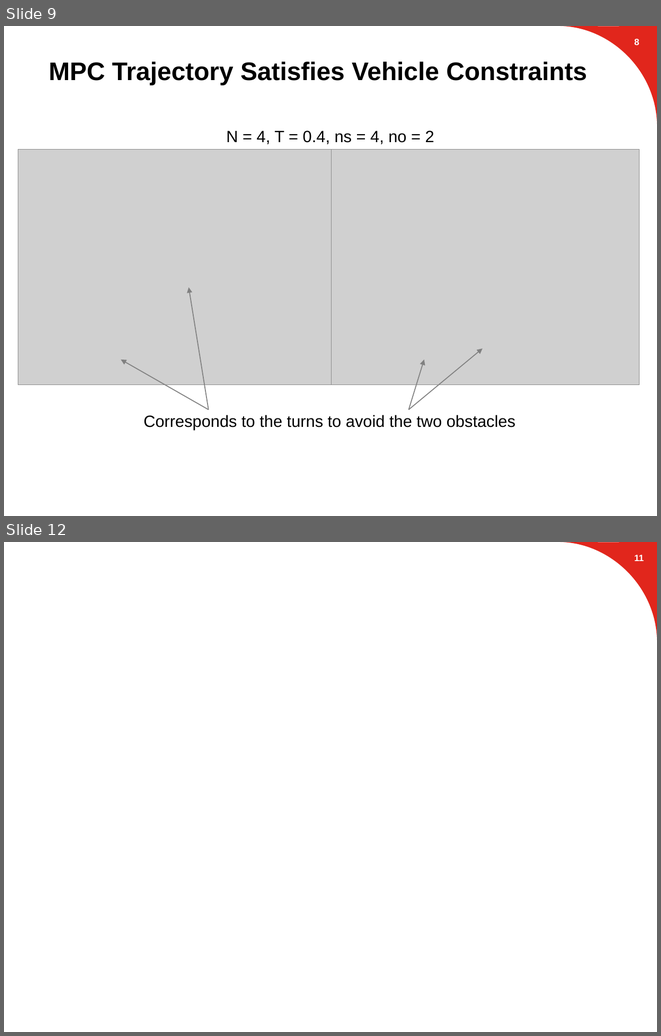
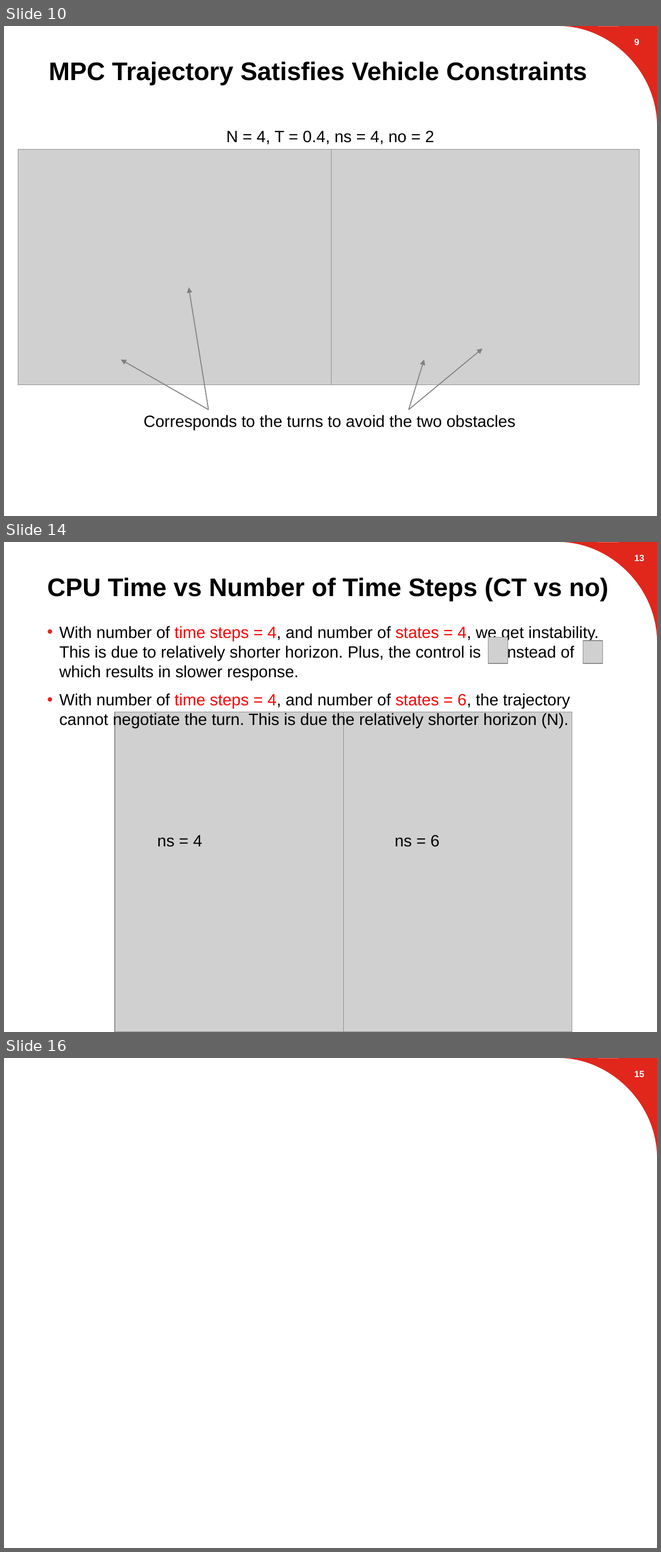
Before and after one commit to suvoganguli/GIG-MPC-Laplacian, a slide deck: 2D Results.pptx. Shown one above the other, each under a label of ours: slides 9 and 12 before the commit, slides 10, 14 and 16 after it; the slides between them are not shown. The pictures are 661x1036 and 661x1552 pixels, drawn with LibreOffice and Linux fonts; fonts in the diff are those of the drawing; grey boxes stand for pictures; background and template pictures are left out. Boxes give left, top, right and bottom in pixels: in the first picture for what was removed or moved away, otherwise in the second. Text is boxed around its words. In the diff, an @@ line names an element or a change of style, - is before the commit and + after.

```diff
--- a/2D Results.pptx
+++ b/2D Results.pptx
@@ slide 14 added at (4, 542, 657, 1032), background #FFFFFF; not listed: 1 template element that a slide beside it also shows @@
@@ page number added at (634, 555, 644, 561), 10 pt, text #FFFFFF, bold @@
+13
@@ title added at (47, 578, 608, 601), 28 pt, text #000000, bold @@
+CPU Time vs Number of Time Steps (CT vs no)
@@ text added at (59, 626, 599, 728), 18 pt, text #000000 @@
+• With number of time steps = 4, and number of states = 4, we get instability. This is due to relatively shorter horizon. Plus, the control is instead of which results in slower response.
+• With number of time steps = 4, and number of states = 6, the trajectory cannot negotiate the turn. This is due the relatively shorter horizon (N).
@@ picture added at (488, 637, 508, 663) @@
@@ picture added at (583, 641, 603, 663) @@
@@ picture added at (115, 712, 344, 1032) @@
@@ picture added at (344, 712, 572, 1032) @@
@@ text added at (157, 835, 202, 847), 18 pt, text #000000 @@
+ns = 4
@@ text added at (395, 835, 440, 847), 18 pt, text #000000 @@
+ns = 6
@@ what was slide 9 is now slide 10 @@
@@ what was slide 12 is now slide 16 @@
@@ page number at (634, 1071, 644, 1077): text changed @@
-11
+15
```
Also in this commit, not shown: 5 slides changed, 3 other slides added.
